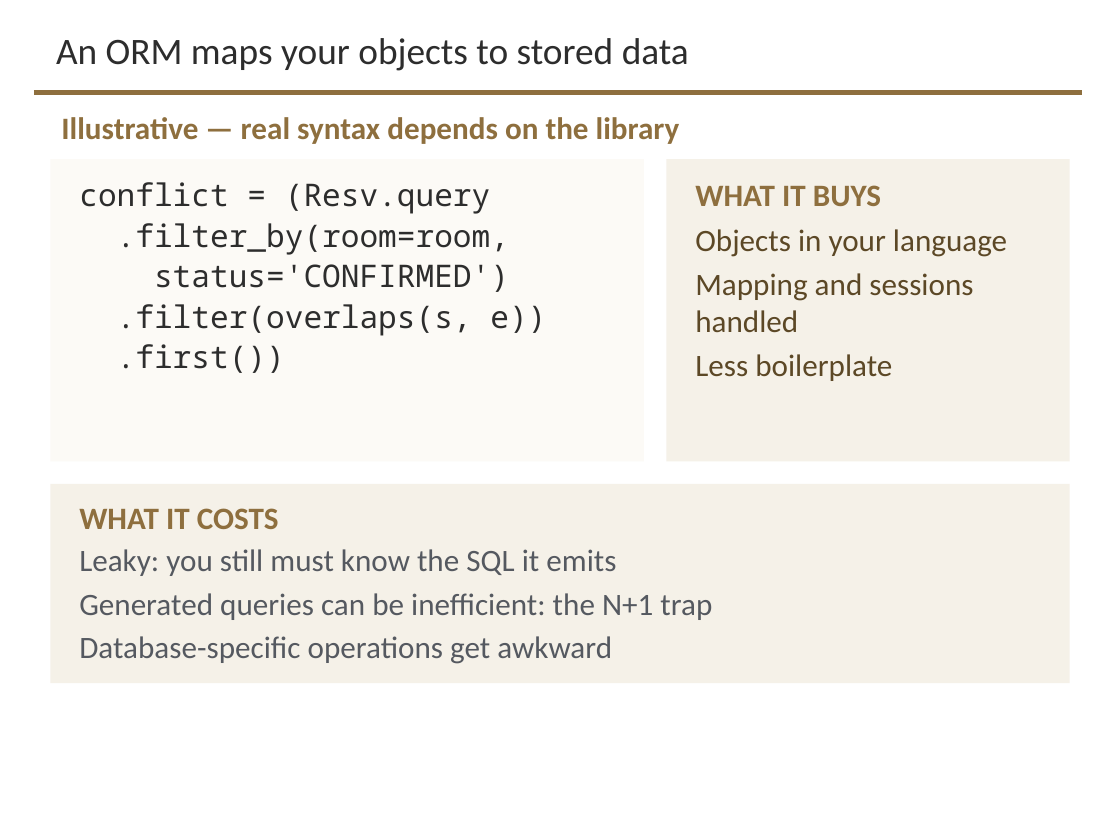
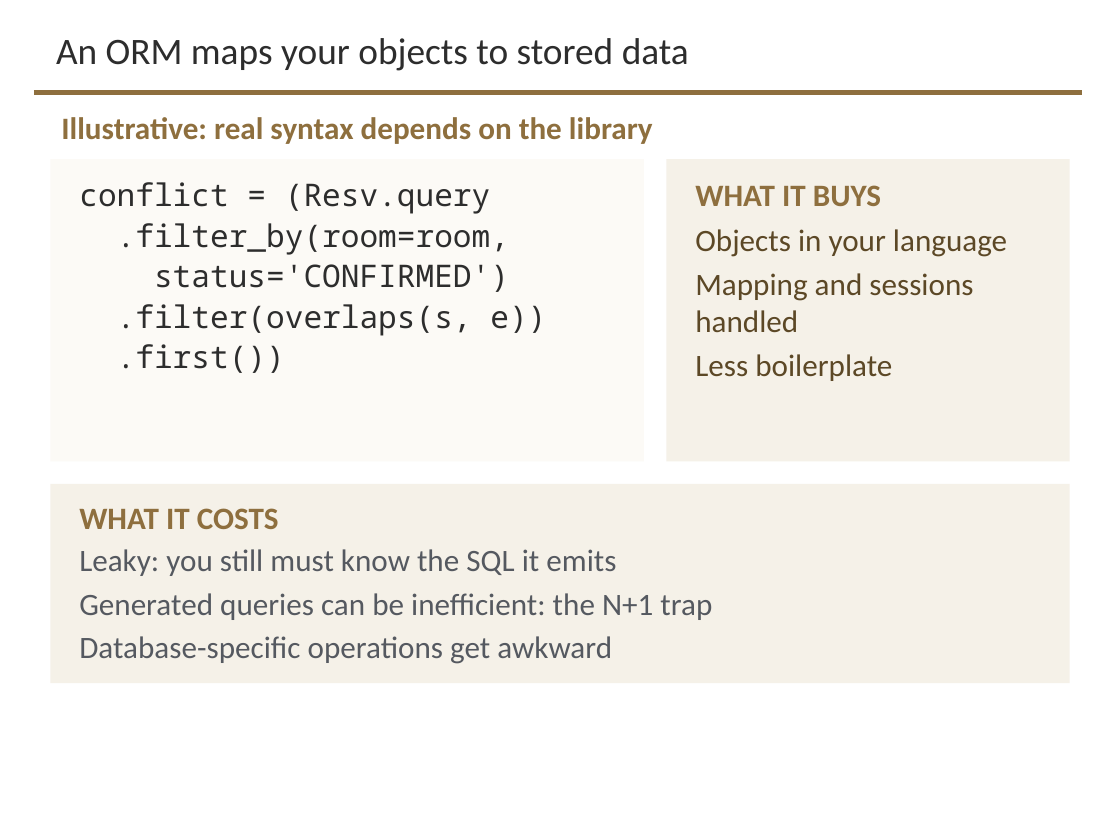
Before and after one commit to davisjam/model-based-agentic-software-engineering, a slide deck: slide 15 of course/lectures/act-3-software-in-the-world/02-compute-environments-and-data-management/3-2-Data-Management.pptx. Drawn at 1120x840 pixels with LibreOffice and Linux fonts; fonts in the diff are those of the drawing; background and template pictures are left out. Boxes give left, top, right and bottom in pixels: in the first picture for what was removed or moved away, otherwise in the second. Text is boxed around its words. In the diff, an @@ line names an element or a change of style, - is before the commit and + after.

```diff
--- a/course/lectures/act-3-software-in-the-world/02-compute-environments-and-data-management/3-2-Data-Management.pptx
+++ b/course/lectures/act-3-software-in-the-world/02-compute-environments-and-data-management/3-2-Data-Management.pptx
@@ text at box(61, 117, 653, 144): text changed @@
-Illustrative — real syntax depends on the library
+Illustrative: real syntax depends on the library
```
Also in this commit, not shown: 13 other slides changed.
